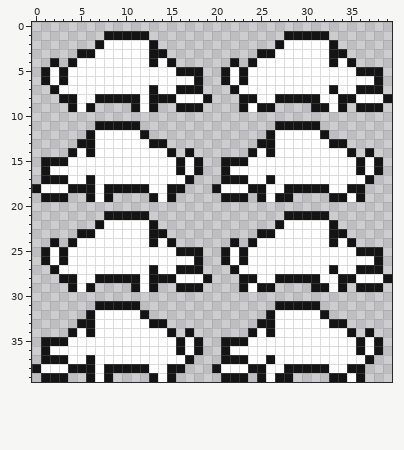
Two versions of one pixel-art sprite, img/characters/!$BrainBasher [2 2 2 2].png. Above is the file before it was changed.
The file is 120x120 pixels, drawn in blocks of 3x3; one block is one cell here.
Now the later version:
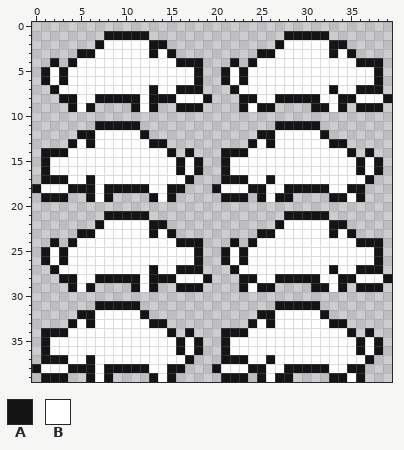
Palette (. is transparent): A #141414  B #ffffff
Change:
{"y":2,"x":14,"old":".","new":"A"}
{"y":2,"x":34,"old":".","new":"A"}
{"y":3,"x":14,"old":"A.","new":"BA"}
{"y":3,"x":34,"old":"A.","new":"BA"}
{"y":4,"x":13,"old":"A","new":"B"}
{"y":4,"x":15,"old":"A...","new":"BAAA"}
{"y":4,"x":33,"old":"A","new":"B"}
{"y":4,"x":35,"old":"A...","new":"BAAA"}
{"y":5,"x":16,"old":"AA","new":"BB"}
{"y":5,"x":36,"old":"AA","new":"BB"}
{"y":12,"x":5,"old":".","new":"A"}
{"y":12,"x":25,"old":".","new":"A"}
{"y":13,"x":4,"old":".A","new":"AB"}
{"y":13,"x":24,"old":".A","new":"AB"}
{"y":14,"x":1,"old":"...A","new":"AAAB"}
{"y":14,"x":6,"old":"A","new":"B"}
{"y":14,"x":21,"old":"...A","new":"AAAB"}
{"y":14,"x":26,"old":"A","new":"B"}
{"y":15,"x":2,"old":"AA","new":"BB"}
{"y":15,"x":22,"old":"AA","new":"BB"}
{"y":22,"x":14,"old":".","new":"A"}
{"y":22,"x":34,"old":".","new":"A"}
{"y":23,"x":14,"old":"A.","new":"BA"}
{"y":23,"x":34,"old":"A.","new":"BA"}
{"y":24,"x":13,"old":"A","new":"B"}
{"y":24,"x":15,"old":"A...","new":"BAAA"}
{"y":24,"x":33,"old":"A","new":"B"}
{"y":24,"x":35,"old":"A...","new":"BAAA"}
{"y":25,"x":16,"old":"AA","new":"BB"}
{"y":25,"x":36,"old":"AA","new":"BB"}
{"y":32,"x":5,"old":".","new":"A"}
{"y":32,"x":25,"old":".","new":"A"}
{"y":33,"x":4,"old":".A","new":"AB"}
{"y":33,"x":24,"old":".A","new":"AB"}
{"y":34,"x":1,"old":"...A","new":"AAAB"}
{"y":34,"x":6,"old":"A","new":"B"}
{"y":34,"x":21,"old":"...A","new":"AAAB"}
{"y":34,"x":26,"old":"A","new":"B"}
{"y":35,"x":2,"old":"AA","new":"BB"}
{"y":35,"x":22,"old":"AA","new":"BB"}
